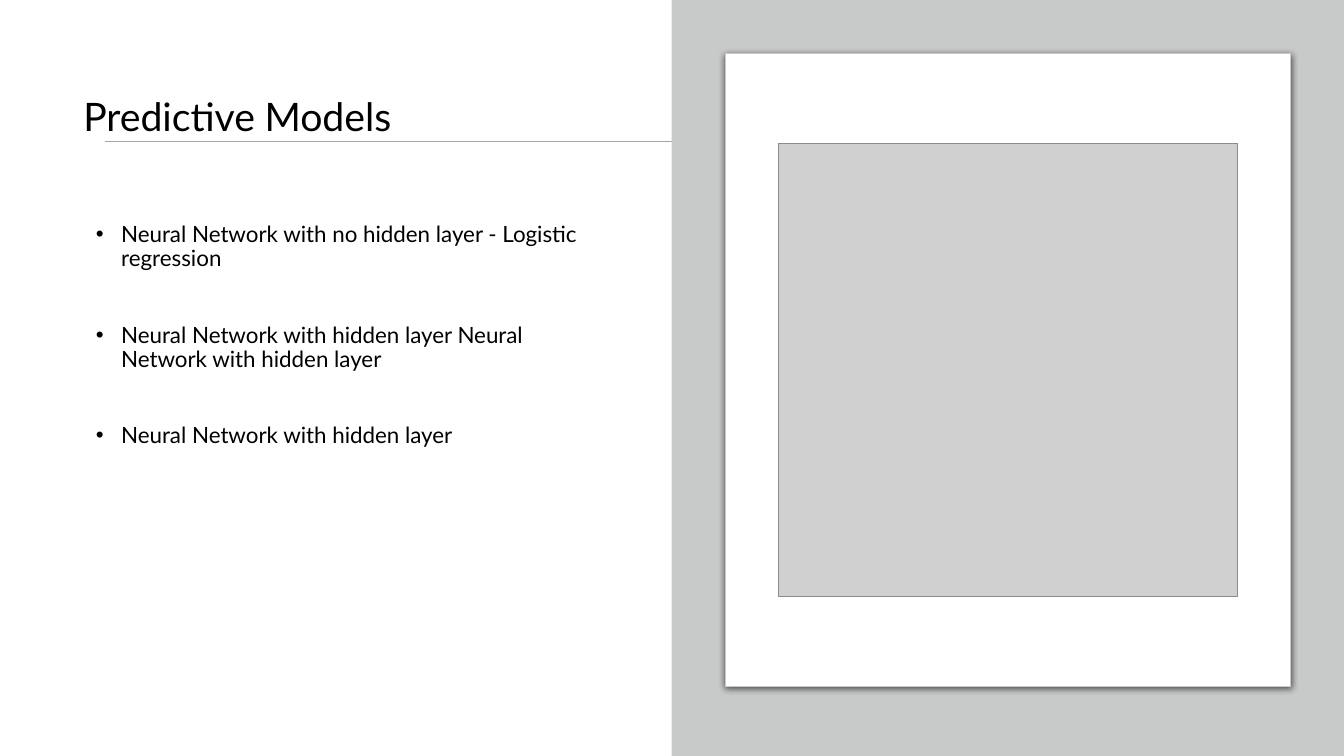
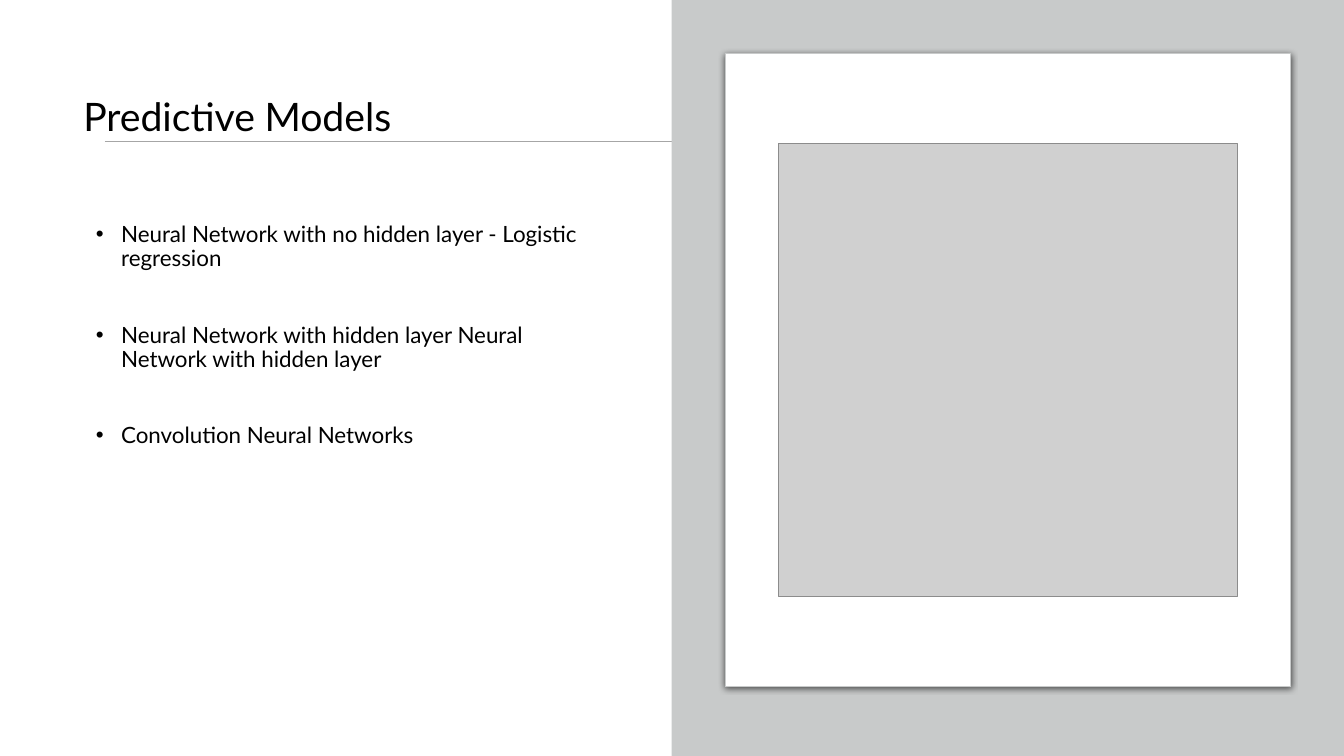
Before and after one commit to giannoulaki/Springboard, a slide deck: slide 8 of Capstone_Project_2/Capstone_Project_2.pptx (slide 7 before the commit). Drawn at 1344x756 pixels with LibreOffice and Linux fonts; fonts in the diff are those of the drawing; grey boxes stand for pictures. Boxes give left, top, right and bottom in pixels: in the first picture for what was removed or moved away, otherwise in the second. Text is boxed around its words. In the diff, an @@ line names an element or a change of style, - is before the commit and + after.

```diff
--- a/Capstone_Project_2/Capstone_Project_2.pptx
+++ b/Capstone_Project_2/Capstone_Project_2.pptx
@@ text at box(121, 426, 414, 443): text changed @@
-• Neural Network with hidden layer
+• Convolution Neural Networks
```
Also in this commit, not shown: 3 other slides changed, 2 slides added, 2 other files.
